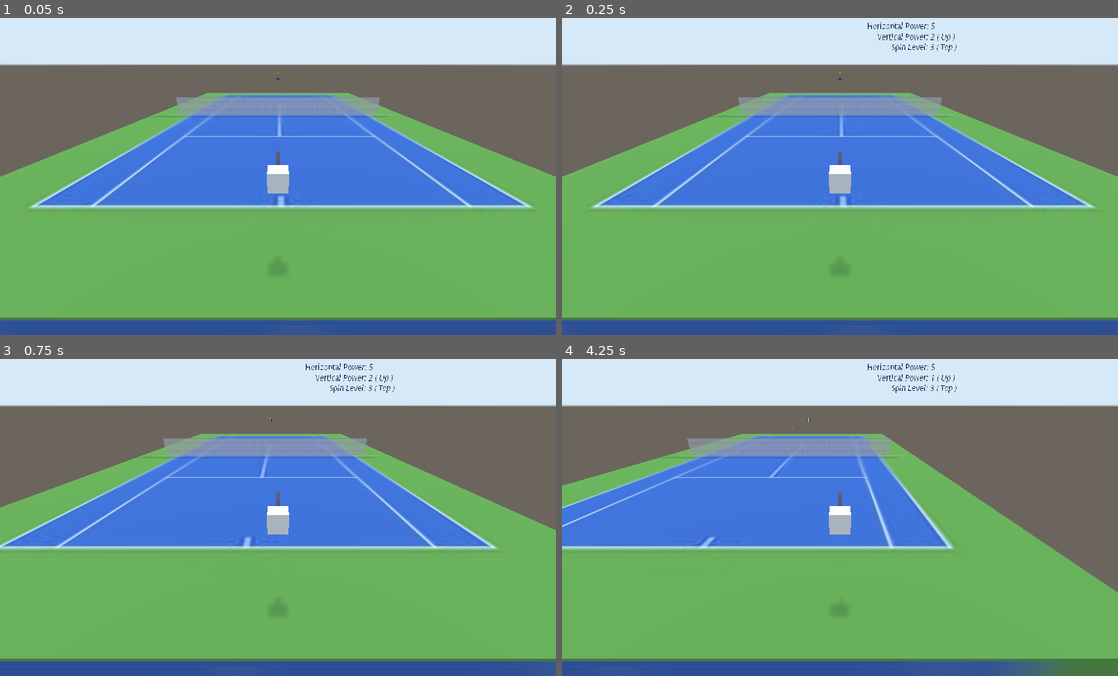
Above: before the commit, frames 1-4 (two rows, left to right).
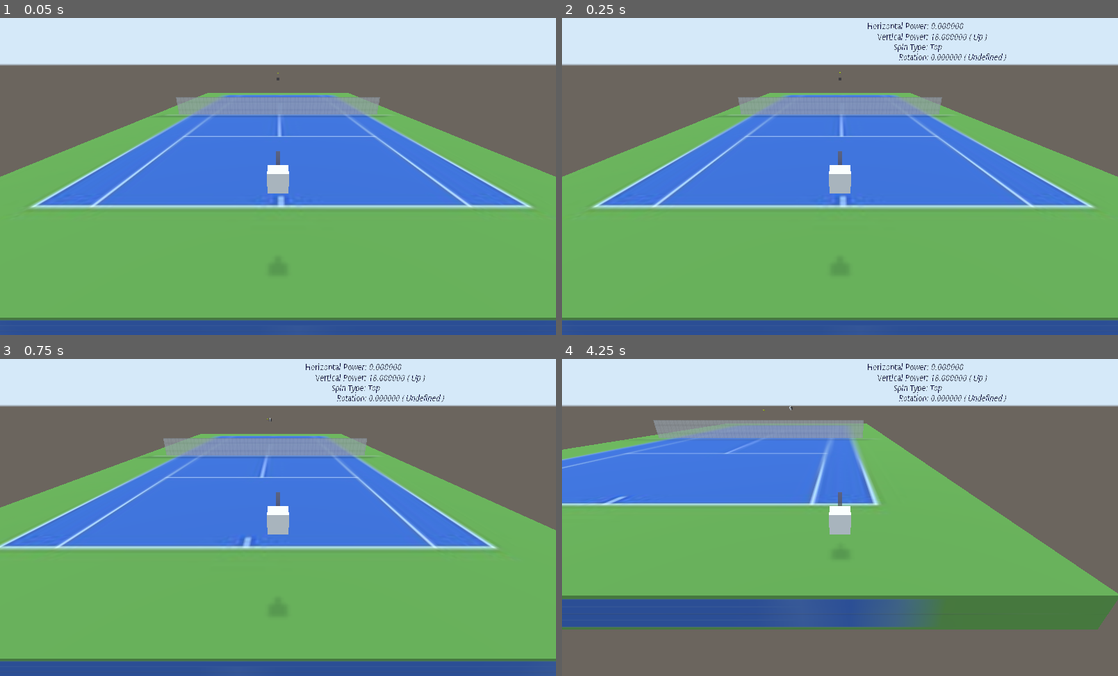
Above: after the commit, the same moments.

Repository: danielliao66/casual-tennis-3d
Game: Godot game, scene res://Spatial.tscn
Same seed, same stepped clock (60 frames per second), same inputs: the game is played once before the commit and once after it.
Inputs (mouse positions are in pixels of both pictures, inside the frame that each line leads up to):
- Up to frame 1 (0.05 s): no input
- Up to frame 2 (0.25 s): no input
- Up to frame 3 (0.75 s): tap Enter at 0.5 s; move the mouse to (400, 498) at 0.52 s; hold Right (ui_right) from 0.53 s (still down); hold Z (ui_hor_neg, bound only before the commit) from 0.53 s (still down)
- Up to frame 4 (4.25 s): tap X (ui_hor_pos, bound only before the commit) at 0.8, 1.35 s; move the mouse to (728, 530) at 1.27 s; release Right (ui_right) at 1.28 s; release Z (ui_hor_neg, bound only before the commit) at 1.28 s; hold Down (ui_down) 1.28-2.03 s; tap V (ui_spin_neg, bound only before the commit) at 1.55 s; move the mouse to (895, 441) at 2.02 s; hold Right (ui_right) 2.03-2.78 s; hold V (ui_spin_neg, bound only before the commit) 2.03-2.78 s; tap F (ui_spin_pos, bound only before the commit) at 2.3, 2.85 s; move the mouse to (812, 577) at 2.77 s; hold Up (ui_up) 2.78-3.53 s; tap C (ui_ver_neg, bound only before the commit) at 3.05 s; move the mouse to (1006, 561) at 3.52 s; hold Left (ui_left) from 3.53 s (still down); hold C (ui_ver_neg, bound only before the commit) from 3.53 s (still down); tap D (ui_ver_pos, bound only before the commit) at 3.8 s

Frame 1 is identical in both runs. In frame 2, 0.4% of the frame differs, in the area x 59-80%, y 1-14%; in frame 3, 0.4%; in frame 4, 45%, in the area x 0-100%, y 1-100%.

Commit message:
change game dynamics

Diff:
--- a/Ball.gd
+++ b/Ball.gd
@@ -15,16 +15,10 @@
 		if collider == $"../Court":
 			v.y = -v.y
 		elif collider == $"../Player" or collider == $"../Computer":
-			var v_hori_abs = 6 * collider.hori_level
-			var theta = collider.rotation.y
+			var v_hori_abs = collider.hori_level
+			var theta = deg2rad(collider.rot_ang)
 			if theta != 0:
 				var theta_amount = abs(theta)
-				var lower = deg2rad(75)
-				var higher = deg2rad(105)
-				if theta_amount < lower:
-					theta *= lower / theta_amount
-				elif theta_amount > higher:
-					theta *= higher / theta_amount
 				v.x = -cos(theta) * v_hori_abs
 				v.z = sin(theta) * v_hori_abs
 				w = Vector3(sin(theta), 0, cos(theta)) * collider.spin_level
@@ -33,10 +27,18 @@
 				v *= (theta / theta_amount)
 				w *= (theta / theta_amount)
 				if collider == $"../Computer":
+					if collider.rot_deg > 0:
+						collider.w_y_inst = -15
+					elif collider.rot_deg < 0:
+						collider.w_y_inst = 15
+					else:
+						v.x = 0
+						v.y = 0
+						v.z *= 0.5
+					collider.made_choice = false
 					v = -v
 					w = -w
-					collider.made_choice = false
-			v.y = 7 * collider.vert_level
+			v.y = collider.vert_level
 			var dv_xz = Vector3(-v.y * w.z , -v.z * w.x + v.x * w.z, v.y * w.x) * 0.05
 			var dv_y = Vector3(v.z, 0, -v.x) * w.y * 0.01
 			if collider.w_y_inst < 0:
--- a/Computer.gd
+++ b/Computer.gd
@@ -1,30 +1,59 @@
 extends KinematicBody
 
 var made_choice
-var hori_level = 1
-var vert_level = 1
-var spin_level = 1
+var hori_level = 20
+var vert_level = 15
+var spin_level = 7
+var rot_ang = 90
 var v_inst = Vector3.ZERO
-var w_y_inst = 5
+var w_y_inst = 0
 onready var ball = get_node("../Ball")
 onready var player = get_node("../Player")
 onready var racquet = get_node("CollisionShape")
 var rng = RandomNumberGenerator.new()
+var h_diff
+var rot_deg
 
 func _physics_process(delta):
+	rot_deg = rotation_degrees.y
+	if rot_deg < 0:
+		rot_deg += 180
+	else:
+		rot_deg -= 180
 	if ball.v.z > 0:
-		v_inst = ball.translation - racquet.global_translation
-		v_inst.x *= 5
+		v_inst = ball.translation + ball.v * delta * 15 - racquet.global_translation
 		v_inst.y *= 0
-		v_inst.z *= 5e-1
+		v_inst *= 15 * sqrt(2) / v_inst.length()
+		if ball.v.y < 0:
+			h_diff = ball.translation.y - translation.y
+			v_inst.y = 12 * h_diff / abs(h_diff)
+			if abs(h_diff) < 1:
+				translation.z = ball.translation.z
 		move_and_collide(v_inst * delta);
+		if translation.x > 30:
+			translation.x = 30
+		elif translation.x < -30:
+			translation.x = -30
+		if translation.y > 7:
+			translation.y = 7
 		if translation.z < 5:
 			translation.z = 5
+		elif translation.z > 60:
+			translation.z = 60
 		if (not made_choice):
-			hori_level = ball.v.z / 6;
-			vert_level = ball.v.y / 7;
+			#hori_level = ball.v.z;
+			#vert_level = ball.v.y;
 			rng.randomize()
-			rotation_degrees.y = rng.randi_range(80, 100)
 			if rng.randi_range(0, 1) == 1:
-				rotation_degrees.y = -rotation_degrees.y
+				rotation_degrees.y = -30
+			else:
+				rotation_degrees.y = -330
+			rng.randomize()
+			rot_ang = rng.randi_range(60, 120)
 			made_choice = true
+	rotation_degrees.y += w_y_inst
+	rot_deg += w_y_inst
+	var rotation_range = abs(rot_deg)
+	if (rotation_range > 60 and w_y_inst * rot_deg > 0):
+		rotation_degrees.y = -180
+		w_y_inst = 0
--- a/Label.gd
+++ b/Label.gd
@@ -1,6 +1,6 @@
 extends Label
 
-var info_str = "Horizontal Power: %d\n     Vertical Power: %d ( %s )\n            Spin Level: %d ( %s )\n"
+var info_str = "Horizontal Power: %f\n     Vertical Power: %f ( %s )\n             Spin Type: %s\n                Rotation: %f ( %s )"
 
 func update_text(list):
 	text = info_str % list
--- a/Player.gd
+++ b/Player.gd
@@ -1,15 +1,17 @@
 extends KinematicBody
 
-var hori_level = 5
-var vert_level = 2
-var spin_level = 3
+var mouse_pos
+var rot_ang = 0
+var rot_sort = "Undefined"
+var hori_level = 0
+var vert_level = 18
+var spin_level = 7
 var v_inst = Vector3.ZERO
 var w_y_inst = 0
 var w = 0
 var vert_sort = "Up"
 var spin_sort = "Top"
-var aim_sort = "Left"
-var list = [hori_level, int(abs(vert_level)), vert_sort, int(abs(spin_level)), spin_sort]
+var list = [hori_level, vert_level, vert_sort, spin_sort, rot_ang, rot_sort]
 onready var ball = get_node("../Ball")
 onready var label = get_node("../Info/Viewport/Label")
 onready var camera = get_node("../Camera")
@@ -20,67 +22,46 @@
 	label.update_text(list)
 
 func _input(event):
-	if event.is_action_pressed("ui_hor_pos"):
-		if hori_level < 5:
-			hori_level += 1
-			list[0] = hori_level
-			label.update_text(list)
-	elif event.is_action_pressed("ui_hor_neg"):
-		if hori_level > 1:
-			hori_level -= 1
-			list[0] = hori_level
-			label.update_text(list)
-	elif event.is_action_pressed("ui_ver_pos"):
-		if vert_level < 3:
-			vert_level += 1
-			if vert_level == 0:
-				vert_sort = "Flat"
-			elif vert_level == 1:
-				vert_sort = "Up"
-			list[1] = int(abs(vert_level))
-			list[2] = vert_sort
-			label.update_text(list)
-	elif event.is_action_pressed("ui_ver_neg"):
-		if vert_level > -3:
-			vert_level -= 1
-			if vert_level == 0:
-				vert_sort = "Flat"
-			elif vert_level == -1:
-				vert_sort = "Down"
-			list[1] = int(abs(vert_level))
-			list[2] = vert_sort
-			label.update_text(list)
-	elif event.is_action_pressed("ui_spin_pos"):
-		if spin_level < 3:
-			if spin_level == -1:
-				spin_level = 1
-				spin_sort = "Top"
-			else:
-				spin_level += 1
-			list[3] = int(abs(spin_level))
-			list[4] = spin_sort
-			label.update_text(list)
-	elif event.is_action_pressed("ui_spin_neg"):
-		if spin_level > -3:
-			if spin_level == 1:
-				spin_level = -1
-				spin_sort = "Back"
-			else:
-				spin_level -= 1
-			list[3] = int(abs(spin_level))
-			list[4] = spin_sort
-			label.update_text(list)
+	if event.is_action_pressed("ui_spin"):
+		spin_level *= -1
+		if spin_level > 0:
+			spin_sort = "Top"
+		else:
+			spin_sort = "Back"
+		list[3] = spin_sort
+		label.update_text(list)
 	elif event.is_action_pressed("ui_y_pos"):
-		rotation_degrees.y = 135
+		rotation_degrees.y = 150
+		hori_level = 0
 	elif event.is_action_pressed("ui_y_neg"):
-		rotation_degrees.y = -135
+		rotation_degrees.y = -150
+		hori_level = 0
 	elif event.is_action_released("ui_y_pos"):
 		w = -15
 	elif event.is_action_released("ui_y_neg"):
 		w = 15
 
 func _physics_process(delta):
+	mouse_pos = get_viewport().get_mouse_position()
 	var v = Vector3.ZERO
+	if Input.is_action_pressed("ui_y_pos"):
+		if hori_level < 25:
+			hori_level += 1.4
+		rot_ang = (150 * (1018 - mouse_pos.x) + 30 * (mouse_pos.x - 5)) / 1013
+		if mouse_pos.x < 511.5:
+			rot_sort = "Left"
+		else:
+			rot_sort = "Right"
+		determine()
+	if Input.is_action_pressed("ui_y_neg"):
+		if hori_level < 25:
+			hori_level += 1.4
+		rot_ang = (-30 * (1018 - mouse_pos.x) + (-150) * (mouse_pos.x - 5)) / 1013
+		if mouse_pos.x < 511.5:
+			rot_sort = "Left"
+		else:
+			rot_sort = "Right"
+		determine()
 	if Input.is_action_pressed("ui_up"):
 		v.z = 15
 	if Input.is_action_pressed("ui_down"):
@@ -101,9 +82,22 @@
 	move_and_collide(v * delta)
 	camera.translation = translation + Vector3(0, 5, -10)
 	info.translation = translation + Vector3(-20, -3, 40)
-	menu.translation = translation + Vector3(40, 3, 40)
+	menu.translation = translation + Vector3(30, 4, 42)
 	rotation_degrees.y += w
 	var rotation_range = abs(rotation_degrees.y)
 	if (rotation_range > 60 and w * rotation_degrees.y > 0):
 		rotation_degrees.y = 0
 		w = 0
+
+func determine():
+	vert_level = (25 * (594 - mouse_pos.y) + (-15) * (mouse_pos.y - 5)) / 589
+	list[0] = hori_level
+	list[1] = vert_level
+	if vert_level > 0:
+		vert_sort = "Up"
+	else:
+		vert_sort = "Down"
+	list[2] = vert_sort
+	list[4] = rot_ang
+	list[5] = rot_sort
+	label.update_text(list)
--- a/Spatial.tscn
+++ b/Spatial.tscn
@@ -46,9 +46,8 @@
 [sub_resource type="SpatialMaterial" id=9]
 albedo_texture = ExtResource( 3 )
 
-[sub_resource type="CapsuleShape" id=32]
+[sub_resource type="SphereShape" id=34]
 radius = 2.0
-height = 7.0
 
 [sub_resource type="CubeMesh" id=12]
 size = Vector3( 1, 1, 1 )
@@ -72,9 +71,8 @@
 flags_transparent = true
 albedo_color = Color( 0.360784, 0.337255, 0.337255, 0.831373 )
 
-[sub_resource type="CapsuleShape" id=33]
+[sub_resource type="SphereShape" id=33]
 radius = 2.0
-height = 7.0
 
 [sub_resource type="CubeMesh" id=21]
 size = Vector3( 1, 1, 1 )
@@ -148,7 +146,7 @@
 
 [node name="CollisionShape" type="CollisionShape" parent="Player"]
 transform = Transform( 1, 0, 0, 0, -4.37114e-08, -1, 0, 1, -4.37114e-08, 0, 0, 2 )
-shape = SubResource( 32 )
+shape = SubResource( 34 )
 
 [node name="MeshInstance" type="MeshInstance" parent="Player"]
 mesh = SubResource( 12 )
@@ -203,7 +201,7 @@
 shadow_enabled = true
 
 [node name="Info" type="Sprite3D" parent="."]
-transform = Transform( -10, 0, -8.74227e-08, 0, 10, 0, 8.74227e-07, 0, -1, -8, 10, -10 )
+transform = Transform( -10, 0, 8.74228e-08, 0, 10, 0, -8.74228e-07, 0, -1, -8, 10, -10 )
 flip_v = true
 modulate = Color( 0.027451, 0.027451, 0.223529, 1 )
 texture = SubResource( 29 )
@@ -219,7 +217,7 @@
 script = ExtResource( 7 )
 
 [node name="Menu" type="MeshInstance" parent="."]
-transform = Transform( 14.7721, 0.733869, 0.157379, 0, 9.06308, -0.422618, -2.60472, 4.16198, 0.892539, 0, 12, -45 )
+transform = Transform( 14.7721, 0, 0.173648, 0, 10, 0, -2.60472, 0, 0.984808, 0, 12, -45 )
 visible = false
 mesh = SubResource( 30 )
 material/0 = SubResource( 31 )
--- a/project.godot
+++ b/project.godot
@@ -20,54 +20,49 @@
 
 [input]
 
-ui_spin_pos={
+ui_left={
 "deadzone": 0.5,
-"events": [ Object(InputEventKey,"resource_local_to_scene":false,"resource_name":"","device":0,"alt":false,"shift":false,"control":false,"meta":false,"command":false,"pressed":false,"scancode":70,"physical_scancode":0,"unicode":0,"echo":false,"script":null)
+"events": [ Object(InputEventKey,"resource_local_to_scene":false,"resource_name":"","device":0,"alt":false,"shift":false,"control":false,"meta":false,"command":false,"pressed":false,"scancode":16777231,"physical_scancode":0,"unicode":0,"echo":false,"script":null)
+, Object(InputEventJoypadButton,"resource_local_to_scene":false,"resource_name":"","device":0,"button_index":14,"pressure":0.0,"pressed":false,"script":null)
+, Object(InputEventKey,"resource_local_to_scene":false,"resource_name":"","device":0,"alt":false,"shift":false,"control":false,"meta":false,"command":false,"pressed":false,"scancode":65,"physical_scancode":0,"unicode":0,"echo":false,"script":null)
  ]
 }
-ui_spin_neg={
+ui_right={
 "deadzone": 0.5,
-"events": [ Object(InputEventKey,"resource_local_to_scene":false,"resource_name":"","device":0,"alt":false,"shift":false,"control":false,"meta":false,"command":false,"pressed":false,"scancode":86,"physical_scancode":0,"unicode":0,"echo":false,"script":null)
+"events": [ Object(InputEventKey,"resource_local_to_scene":false,"resource_name":"","device":0,"alt":false,"shift":false,"control":false,"meta":false,"command":false,"pressed":false,"scancode":16777233,"physical_scancode":0,"unicode":0,"echo":false,"script":null)
+, Object(InputEventJoypadButton,"resource_local_to_scene":false,"resource_name":"","device":0,"button_index":15,"pressure":0.0,"pressed":false,"script":null)
+, Object(InputEventKey,"resource_local_to_scene":false,"resource_name":"","device":0,"alt":false,"shift":false,"control":false,"meta":false,"command":false,"pressed":false,"scancode":68,"physical_scancode":0,"unicode":0,"echo":false,"script":null)
  ]
 }
-ui_ver_pos={
+ui_up={
 "deadzone": 0.5,
-"events": [ Object(InputEventKey,"resource_local_to_scene":false,"resource_name":"","device":0,"alt":false,"shift":false,"control":false,"meta":false,"command":false,"pressed":false,"scancode":68,"physical_scancode":0,"unicode":0,"echo":false,"script":null)
+"events": [ Object(InputEventKey,"resource_local_to_scene":false,"resource_name":"","device":0,"alt":false,"shift":false,"control":false,"meta":false,"command":false,"pressed":false,"scancode":16777232,"physical_scancode":0,"unicode":0,"echo":false,"script":null)
+, Object(InputEventJoypadButton,"resource_local_to_scene":false,"resource_name":"","device":0,"button_index":12,"pressure":0.0,"pressed":false,"script":null)
+, Object(InputEventKey,"resource_local_to_scene":false,"resource_name":"","device":0,"alt":false,"shift":false,"control":false,"meta":false,"command":false,"pressed":false,"scancode":87,"physical_scancode":0,"unicode":0,"echo":false,"script":null)
  ]
 }
-ui_ver_neg={
+ui_down={
 "deadzone": 0.5,
-"events": [ Object(InputEventKey,"resource_local_to_scene":false,"resource_name":"","device":0,"alt":false,"shift":false,"control":false,"meta":false,"command":false,"pressed":false,"scancode":67,"physical_scancode":0,"unicode":0,"echo":false,"script":null)
+"events": [ Object(InputEventKey,"resource_local_to_scene":false,"resource_name":"","device":0,"alt":false,"shift":false,"control":false,"meta":false,"command":false,"pressed":false,"scancode":16777234,"physical_scancode":0,"unicode":0,"echo":false,"script":null)
+, Object(InputEventJoypadButton,"resource_local_to_scene":false,"resource_name":"","device":0,"button_index":13,"pressure":0.0,"pressed":false,"script":null)
+, Object(InputEventKey,"resource_local_to_scene":false,"resource_name":"","device":0,"alt":false,"shift":false,"control":false,"meta":false,"command":false,"pressed":false,"scancode":83,"physical_scancode":0,"unicode":0,"echo":false,"script":null)
  ]
 }
-ui_y_pos={
+ui_spin={
 "deadzone": 0.5,
-"events": [ Object(InputEventKey,"resource_local_to_scene":false,"resource_name":"","device":0,"alt":false,"shift":false,"control":false,"meta":false,"command":false,"pressed":false,"scancode":65,"physical_scancode":0,"unicode":0,"echo":false,"script":null)
- ]
-}
-ui_y_neg={
-"deadzone": 0.5,
-"events": [ Object(InputEventKey,"resource_local_to_scene":false,"resource_name":"","device":0,"alt":false,"shift":false,"control":false,"meta":false,"command":false,"pressed":false,"scancode":83,"physical_scancode":0,"unicode":0,"echo":false,"script":null)
- ]
-}
-ui_hor_pos={
-"deadzone": 0.5,
-"events": [ Object(InputEventKey,"resource_local_to_scene":false,"resource_name":"","device":0,"alt":false,"shift":false,"control":false,"meta":false,"command":false,"pressed":false,"scancode":88,"physical_scancode":0,"unicode":0,"echo":false,"script":null)
- ]
-}
-ui_hor_neg={
-"deadzone": 0.5,
-"events": [ Object(InputEventKey,"resource_local_to_scene":false,"resource_name":"","device":0,"alt":false,"shift":false,"control":false,"meta":false,"command":false,"pressed":false,"scancode":90,"physical_scancode":0,"unicode":0,"echo":false,"script":null)
+"events": [ Object(InputEventKey,"resource_local_to_scene":false,"resource_name":"","device":0,"alt":false,"shift":false,"control":false,"meta":false,"command":false,"pressed":false,"scancode":32,"physical_scancode":0,"unicode":0,"echo":false,"script":null)
  ]
 }
 ui_ascend={
 "deadzone": 0.5,
 "events": [ Object(InputEventKey,"resource_local_to_scene":false,"resource_name":"","device":0,"alt":false,"shift":false,"control":false,"meta":false,"command":false,"pressed":false,"scancode":39,"physical_scancode":0,"unicode":0,"echo":false,"script":null)
+, Object(InputEventKey,"resource_local_to_scene":false,"resource_name":"","device":0,"alt":false,"shift":false,"control":false,"meta":false,"command":false,"pressed":false,"scancode":70,"physical_scancode":0,"unicode":0,"echo":false,"script":null)
  ]
 }
 ui_descend={
 "deadzone": 0.5,
 "events": [ Object(InputEventKey,"resource_local_to_scene":false,"resource_name":"","device":0,"alt":false,"shift":false,"control":false,"meta":false,"command":false,"pressed":false,"scancode":47,"physical_scancode":0,"unicode":0,"echo":false,"script":null)
+, Object(InputEventKey,"resource_local_to_scene":false,"resource_name":"","device":0,"alt":false,"shift":false,"control":false,"meta":false,"command":false,"pressed":false,"scancode":67,"physical_scancode":0,"unicode":0,"echo":false,"script":null)
  ]
 }
 ui_restart={
@@ -80,6 +75,16 @@
 "events": [ Object(InputEventKey,"resource_local_to_scene":false,"resource_name":"","device":0,"alt":false,"shift":false,"control":false,"meta":false,"command":false,"pressed":false,"scancode":77,"physical_scancode":0,"unicode":0,"echo":false,"script":null)
  ]
 }
+ui_y_pos={
+"deadzone": 0.5,
+"events": [ Object(InputEventMouseButton,"resource_local_to_scene":false,"resource_name":"","device":0,"alt":false,"shift":false,"control":false,"meta":false,"command":false,"button_mask":0,"position":Vector2( 0, 0 ),"global_position":Vector2( 0, 0 ),"factor":1.0,"button_index":1,"pressed":false,"doubleclick":false,"script":null)
+ ]
+}
+ui_y_neg={
+"deadzone": 0.5,
+"events": [ Object(InputEventMouseButton,"resource_local_to_scene":false,"resource_name":"","device":0,"alt":false,"shift":false,"control":false,"meta":false,"command":false,"button_mask":0,"position":Vector2( 0, 0 ),"global_position":Vector2( 0, 0 ),"factor":1.0,"button_index":2,"pressed":false,"doubleclick":false,"script":null)
+ ]
+}
 
 [physics]
 
Binary file changed: menu.png
Not shown, changed: Casual Tennis.exe
Not shown, changed: Casual Tennis.pck
Not shown, changed: Casual Tennis.x86_64
Not shown, changed: Casual Tennis_linux.zip
Not shown, changed: Casual Tennis_windows.zip
